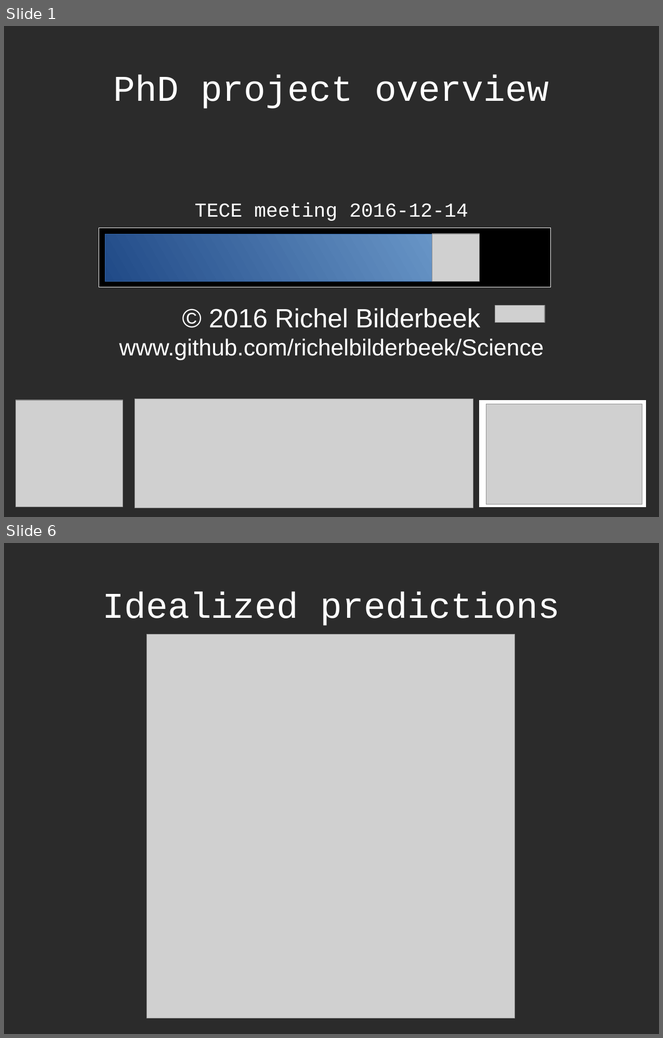
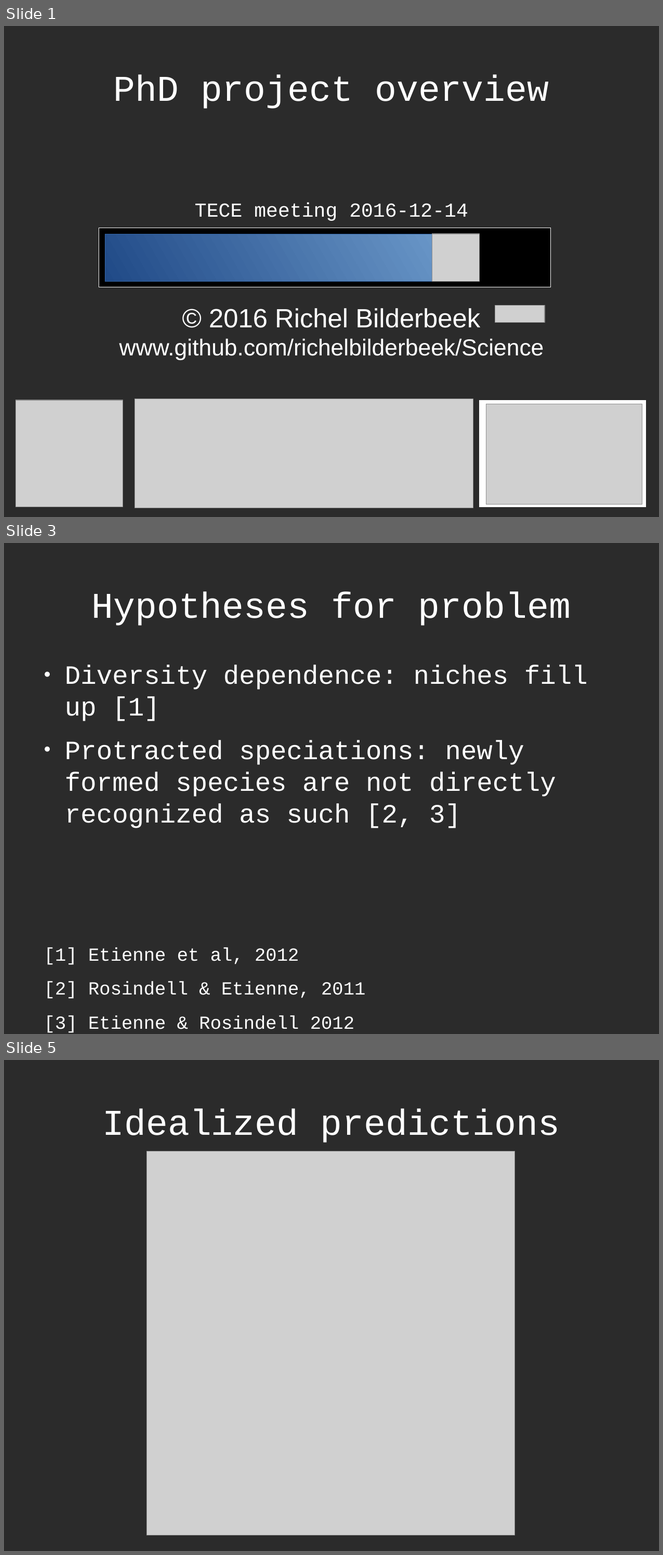
Before and after one commit to richelbilderbeek/Science, a slide deck: Bilderbeek20161214TeceMeeting/20161214TeceMeeting.odp. Shown one above the other, each under a label of ours: slides 1 and 6 before the commit, slides 1, 3 and 5 after it; the slides between them are not shown. The pictures are 663x1038 and 663x1555 pixels, drawn with LibreOffice and Linux fonts; fonts in the diff are those of the drawing; grey boxes stand for pictures; background and template pictures are left out; a plain dark background stands for a picture behind light text. Boxes give left, top, right and bottom in pixels: in the first picture for what was removed or moved away, otherwise in the second. Text is boxed around its words. In the diff, an @@ line names an element or a change of style, - is before the commit and + after.

```diff
--- a/Bilderbeek20161214TeceMeeting/20161214TeceMeeting.odp
+++ b/Bilderbeek20161214TeceMeeting/20161214TeceMeeting.odp
@@ slide 3 added at [4, 543, 659, 1034], background picture (left out) @@
@@ title added at [91, 591, 571, 626], 44 pt, text #FFFFFF @@
+Hypotheses for problem
@@ text added at [65, 665, 588, 828], 32 pt, text #FFFFFF @@
+● Diversity dependence: niches fill up [1]
+● Protracted speciations: newly formed species are not directly recognized as such [2, 3]
@@ text added at [44, 948, 365, 1033], 22.4 pt, text #FFFFFF @@
+[1] Etienne et al, 2012
+[2] Rosindell & Etienne, 2011
+[3] Etienne & Rosindell 2012
@@ what was slide 6 is now slide 5 @@
```
Also in this commit, not shown: 1 slide changed, 6 other slides added, 4 slides removed, 7 other files.
